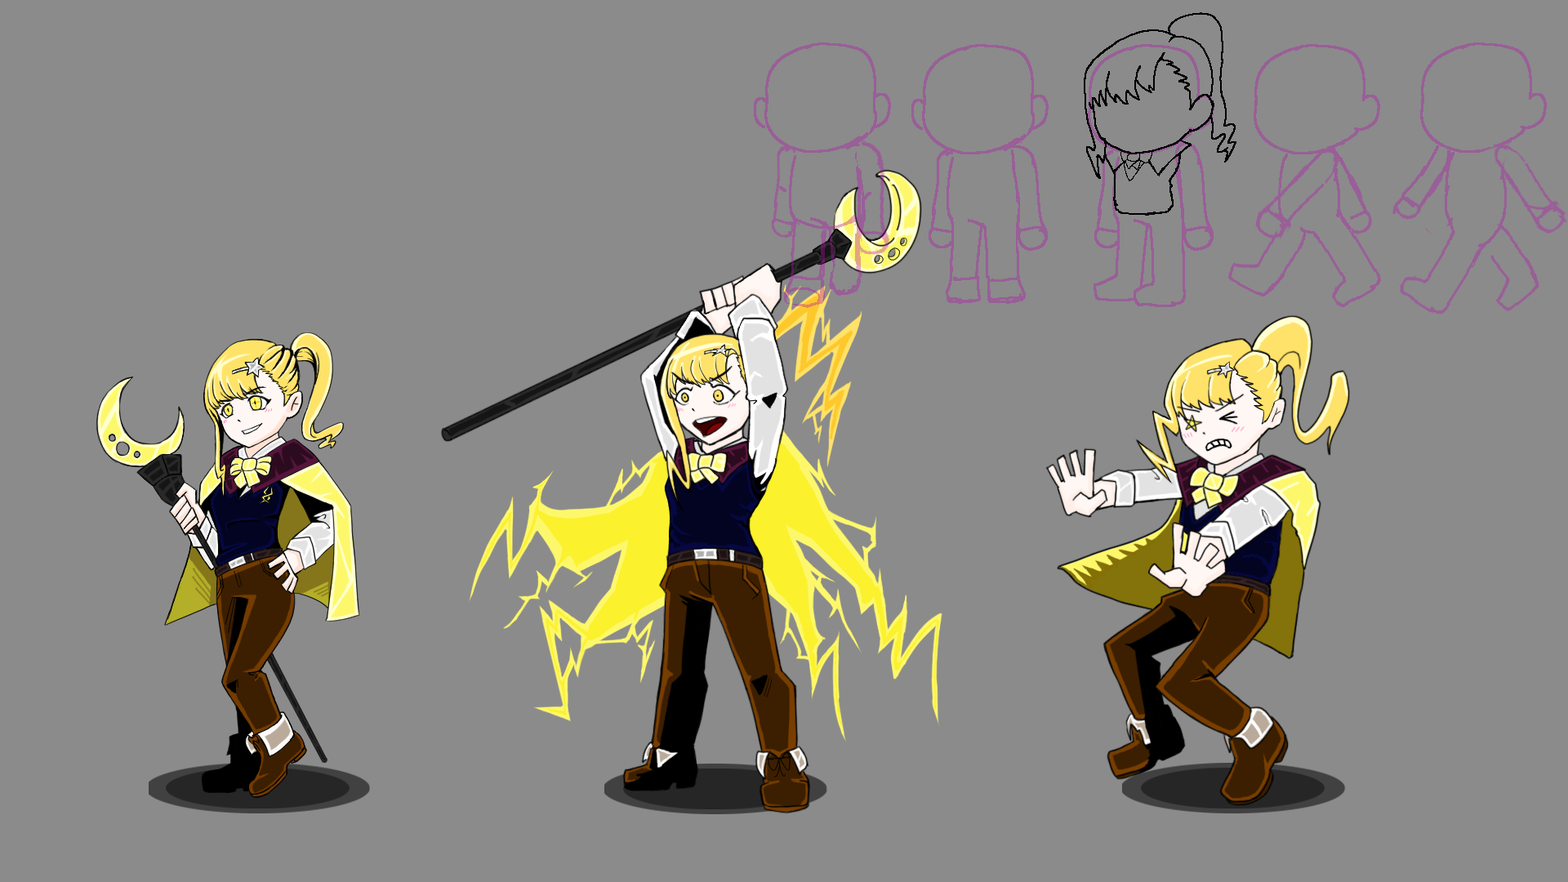
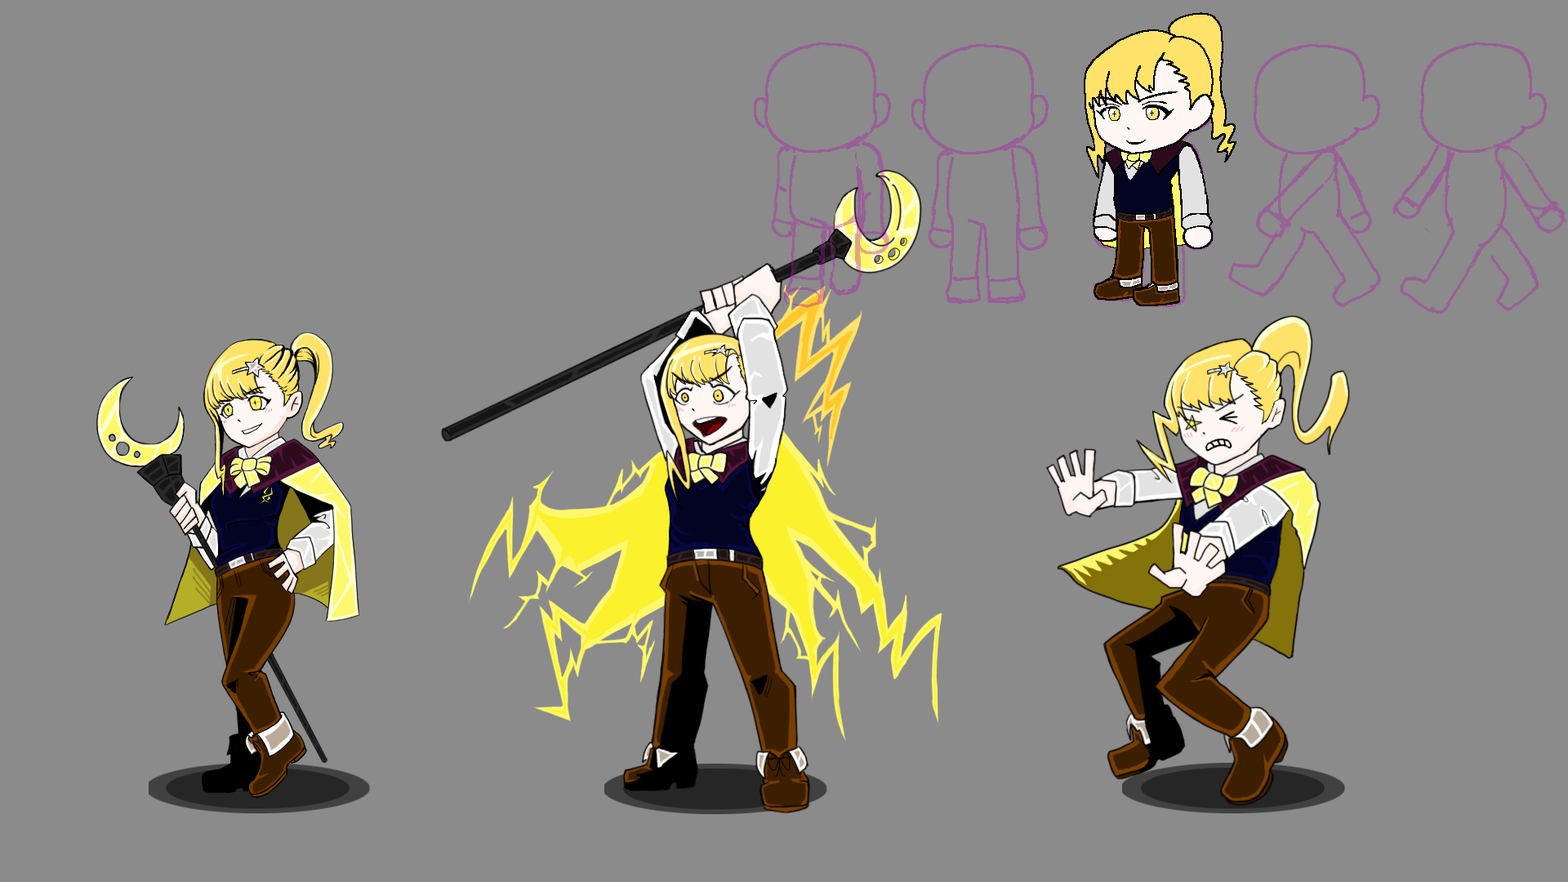
Two versions of the same layered image (1568×882). Layer-by-layer changes:
added group "왼팔" with 3 layers in group "정지" over [1177, 144, 1213, 250]
added layer "선" (1st of 6, in "sd옆" › "정지" › "왼팔") in group "왼팔" over [1177, 144, 1213, 250]
added layer "채색" (1st of 6, in "sd옆" › "정지" › "왼팔") in group "왼팔" over [1178, 146, 1212, 249]
added group "하체" with 3 layers in group "정지" over [1093, 204, 1181, 307]
added layer "선" (2nd of 6, in "sd옆" › "정지" › "하체") in group "하체" over [1093, 204, 1181, 307]
added layer "빛" (2nd of 6, in "sd옆" › "정지" › "하체") (overlay) in group "하체" over [1095, 207, 1179, 305]
added layer "채색" (2nd of 6, in "sd옆" › "정지" › "하체") in group "하체" over [1095, 207, 1179, 307]
added group "몸통" with 6 layers in group "정지" over [1085, 14, 1234, 216]
added layer "얼굴선" (1st of 3, in "sd옆" › "정지" › "몸통") in group "몸통" over [1095, 91, 1178, 145]
added layer "얼굴빛" in group "몸통" over [1108, 106, 1158, 119]
added layer "얼굴채색" (1st of 2, in "sd옆" › "정지" › "몸통") in group "몸통" over [1102, 106, 1167, 121]
moved "선" (3rd of 6, in "sd옆" › "정지" › "몸통") into group "몸통", painted on it over [1085, 14, 1234, 216]
added layer "빛" (3rd of 6, in "sd옆" › "정지" › "몸통") (overlay) in group "몸통" over [1121, 151, 1152, 170]
added layer "채색" (3rd of 6, in "sd옆" › "정지" › "몸통") in group "몸통" over [1085, 14, 1234, 214]
added group "오른팔" with 3 layers in group "정지" over [1092, 149, 1123, 242]
added layer "선" (4th of 6, in "sd옆" › "정지" › "오른팔") in group "오른팔" over [1092, 149, 1123, 242]
added layer "채색" (4th of 6, in "sd옆" › "정지" › "오른팔") in group "오른팔" over [1094, 150, 1123, 241]
added layer "망토" in group "정지" over [1100, 144, 1209, 250]
added layer "망토채색" in group "정지" over [1100, 144, 1208, 250]